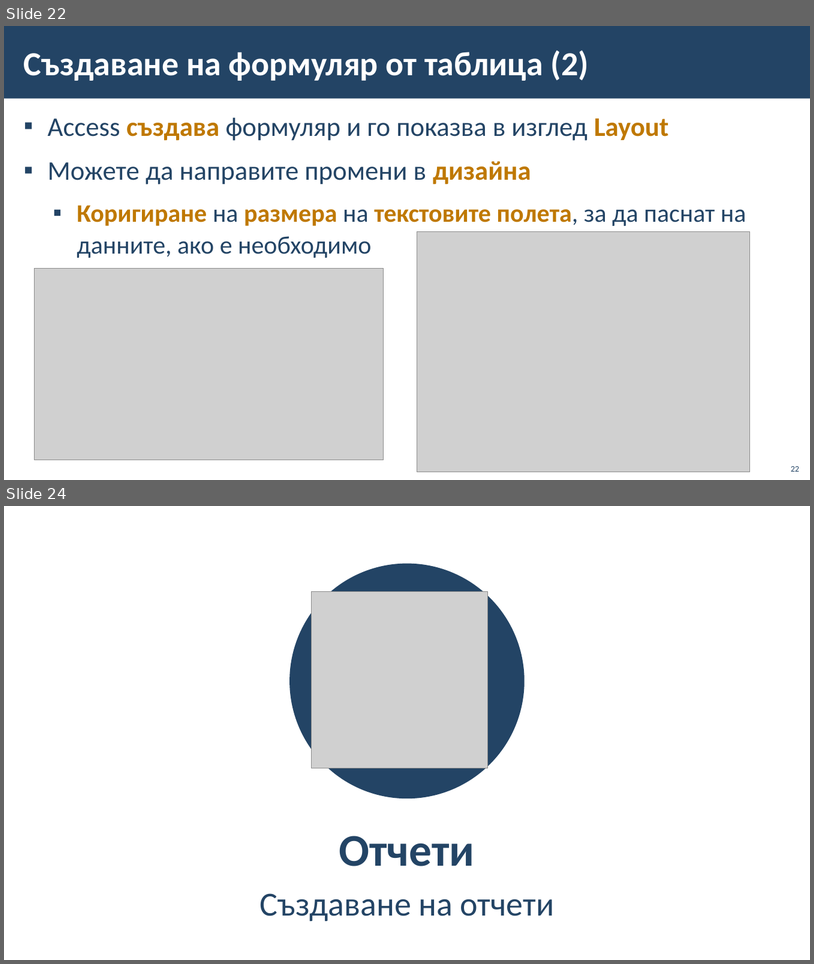
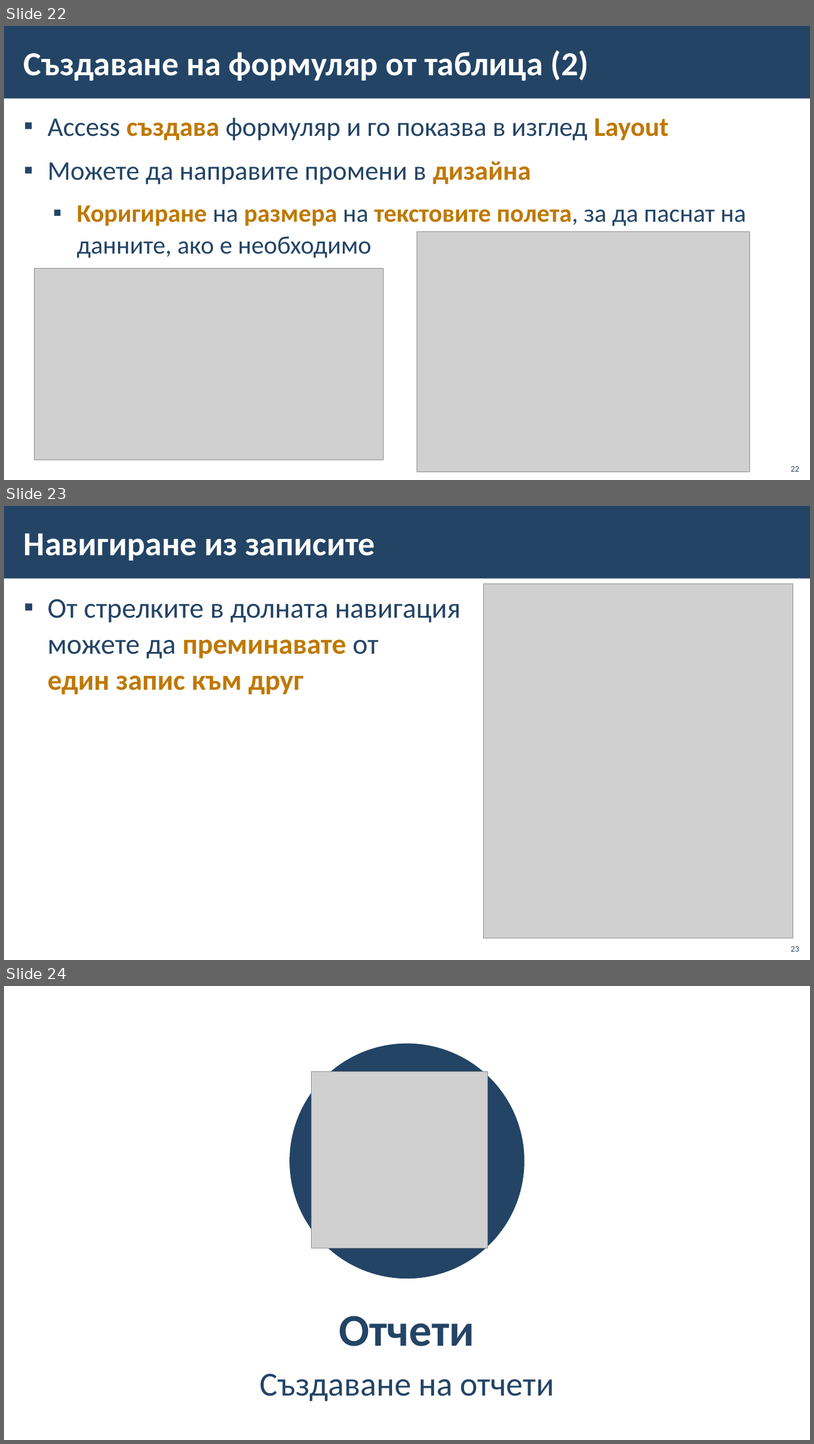
Before and after one commit to BG-IT-Edu/School-Programming, a slide deck: Courses/Software-Sciences/Module-3-Databases-New/13-MS-Access/13-MS-Access-Queries-Forms-Reports.pptx. Shown one above the other, each under a label of ours: slides 22 and 24 before the commit, slides 22, 23 and 24 after it; the slides between them are not shown. The pictures are 814x964 and 814x1444 pixels, drawn with LibreOffice and Linux fonts; fonts in the diff are those of the drawing; grey boxes stand for pictures; background and template pictures are left out. Boxes give left, top, right and bottom in pixels: in the first picture for what was removed or moved away, otherwise in the second. Text is boxed around its words. In the diff, an @@ line names an element or a change of style, - is before the commit and + after.

```diff
--- a/Courses/Software-Sciences/Module-3-Databases-New/13-MS-Access/13-MS-Access-Queries-Forms-Reports.pptx
+++ b/Courses/Software-Sciences/Module-3-Databases-New/13-MS-Access/13-MS-Access-Queries-Forms-Reports.pptx
@@ slide 23 added at bbox=[4, 506, 810, 960], background #FFFFFF; not listed: 1 template element that a slide beside it also shows @@
@@ title added at bbox=[24, 533, 375, 561], 40 pt, text #FFFFFF, bold @@
+Навигиране из записите
@@ picture added at bbox=[485, 583, 794, 938] @@
@@ text added at bbox=[48, 599, 461, 694], 34 pt, text #234465 @@
+▪ От стрелките в долната навигация
+  можете да преминавате от
+  един запис към друг
@@ page number added at bbox=[791, 946, 800, 951], 10 pt, text #234465 @@
+23
```
Also in this commit, not shown: 10 slides changed, 1 slide removed.
